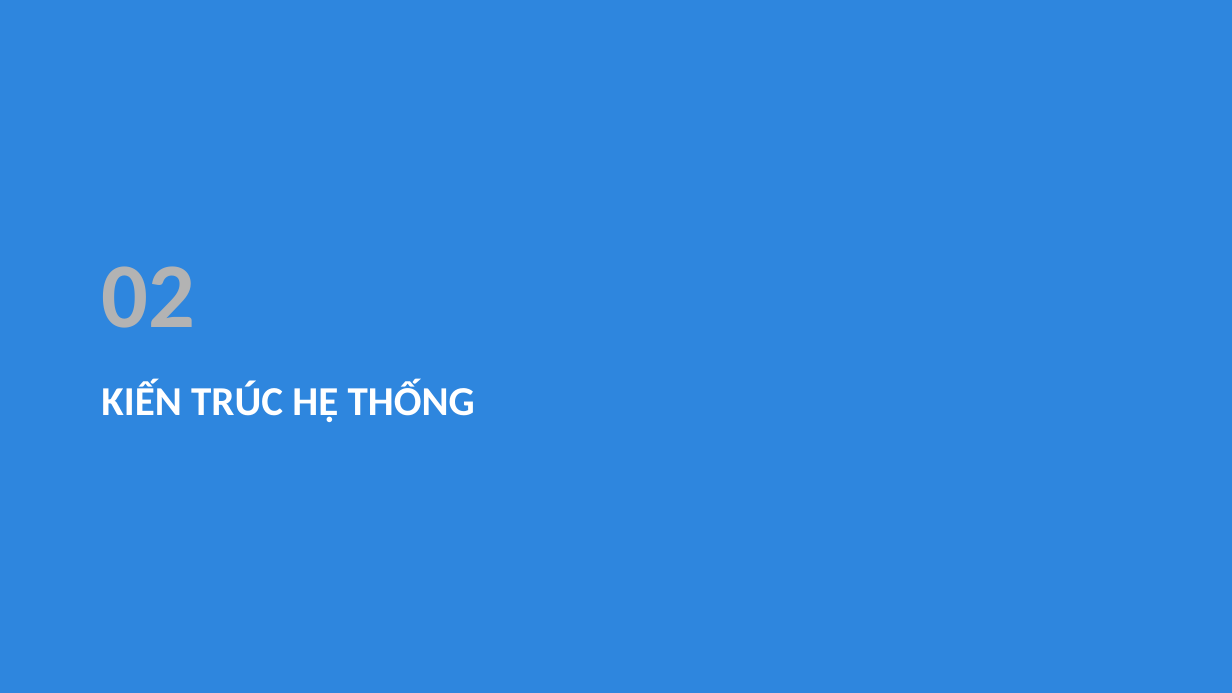
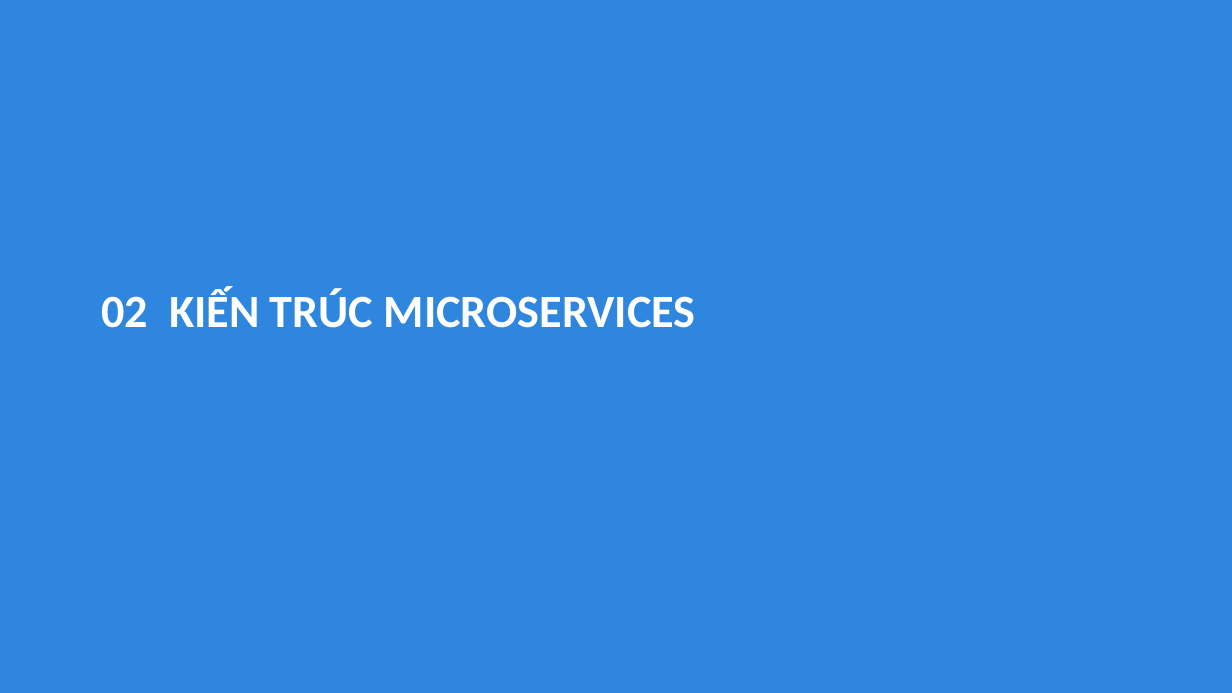
Before and after one commit to simasangggg/smartvn-report, a slide deck: slide 6 of SmartVN-Slides.pptx (slide 8 before the commit). Drawn at 1232x693 pixels with LibreOffice and Linux fonts; fonts in the diff are those of the drawing. Boxes give left, top, right and bottom in pixels: in the first picture for what was removed or moved away, otherwise in the second. Text is boxed around its words. In the diff, an @@ line names an element or a change of style, - is before the commit and + after.

```diff
--- a/SmartVN-Slides.pptx
+++ b/SmartVN-Slides.pptx
@@ text removed at (101, 266, 195, 328) @@
-02
@@ text at (101, 289, 696, 328): text changed; size 32 to 36 pt @@
-KIẾN TRÚC HỆ THỐNG
+02 KIẾN TRÚC MICROSERVICES
```
Also in this commit, not shown: 15 other slides changed, 7 slides added, 26 slides removed, 1 other file.
